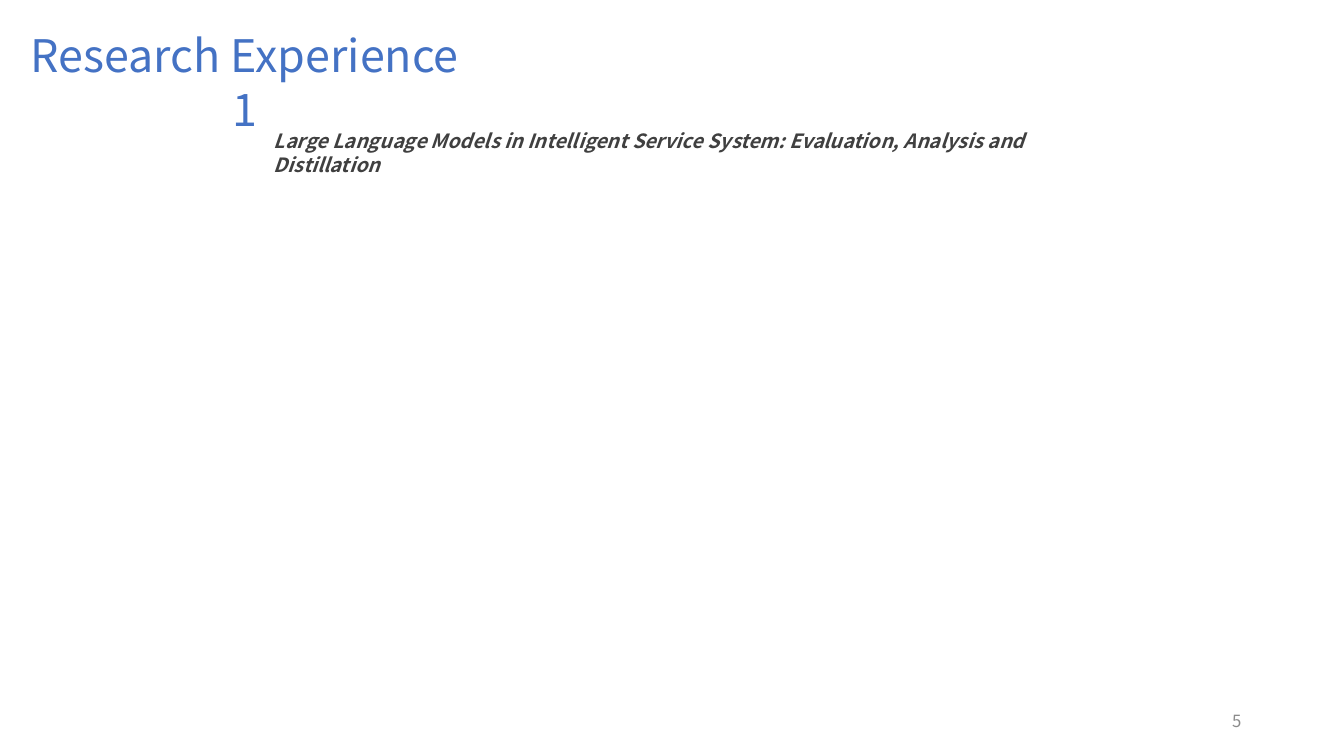
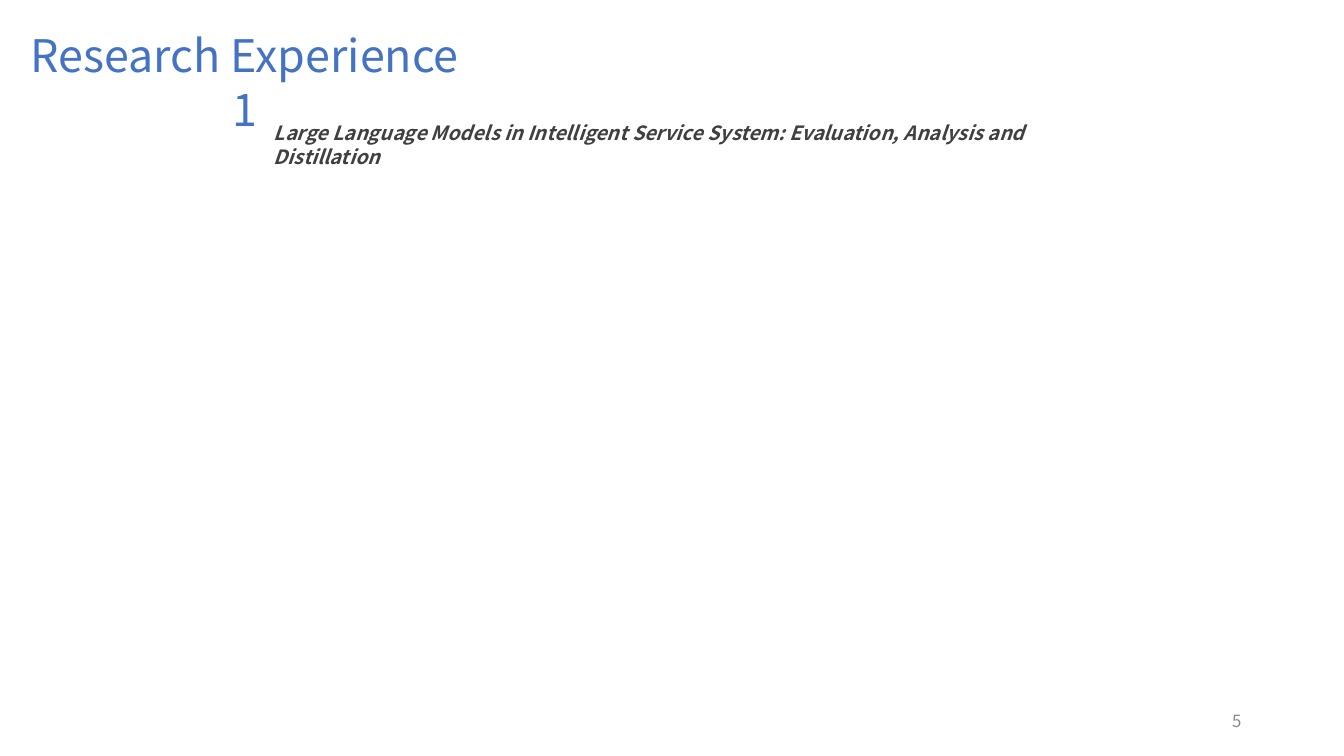
Before and after one commit to FriderickYu/Z3_Ex, a slide deck: slide 5 of Presentation.pptx. Drawn at 1344x756 pixels with LibreOffice and Linux fonts; fonts in the diff are those of the drawing. Boxes give left, top, right and bottom in pixels: in the first picture for what was removed or moved away, otherwise in the second. Text is boxed around its words. In the diff, an @@ line names an element or a change of style, - is before the commit and + after.

```diff
--- a/Presentation.pptx
+++ b/Presentation.pptx
@@ text "Large Language Models in Intelligent ...": place and size @@
-text "Large Language Models in Intelligent ..." at [274, 132, 1025, 173]
+text "Large Language Models in Intelligent ..." at [274, 124, 1025, 165]
```
Also in this commit, not shown: 6 other slides changed, 1 slide added, 1 slide removed, 5 other files.
